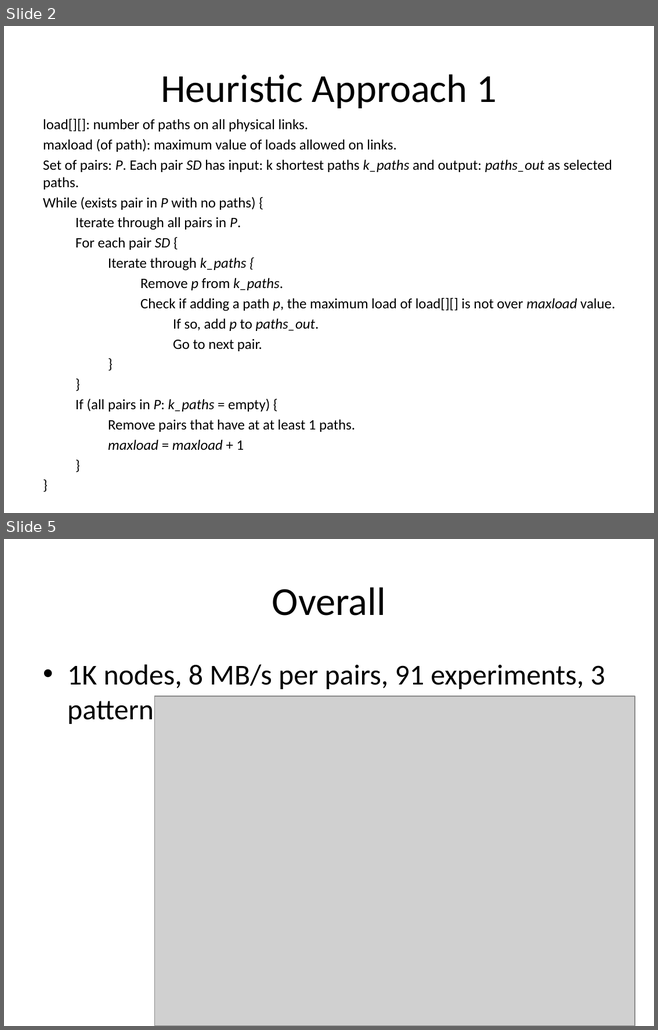
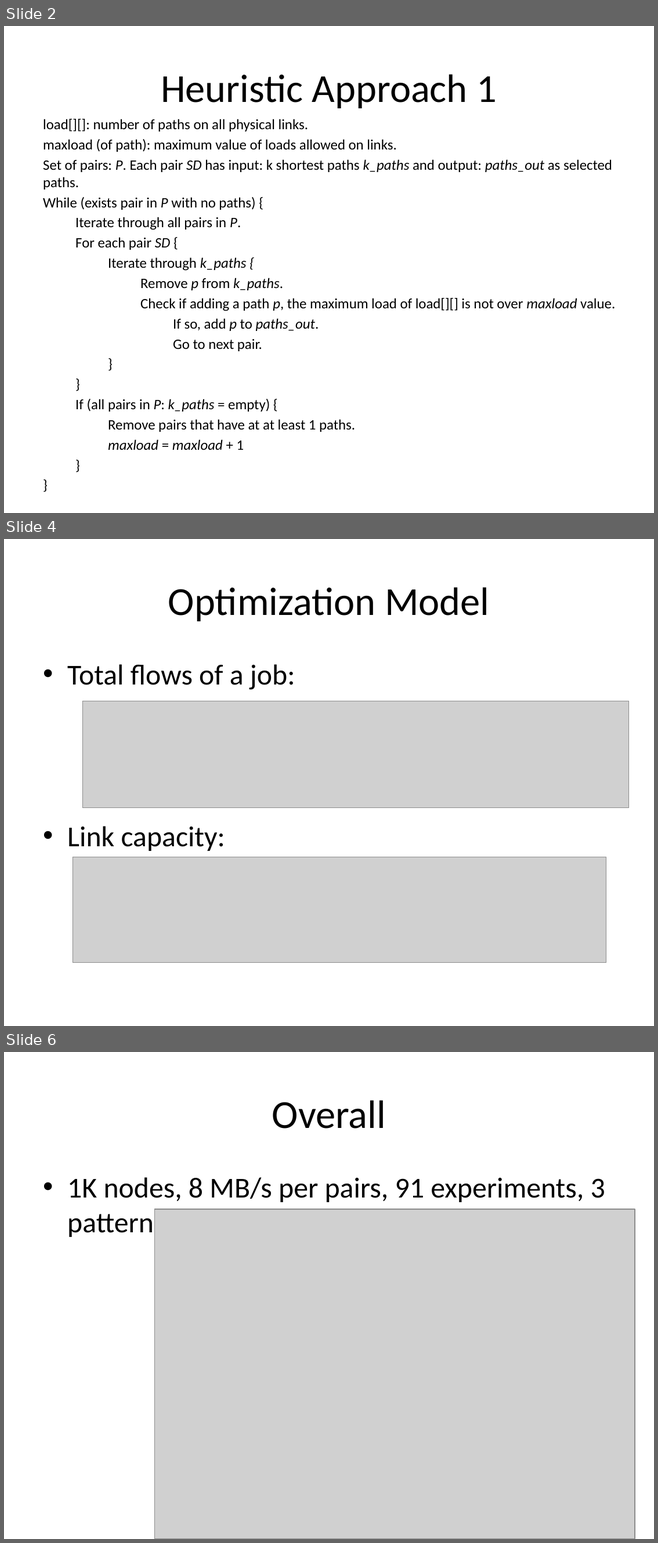
Before and after one commit to huyba/optiq, a slide deck: docs/Meeting_June_19.pptx. Shown one above the other, each under a label of ours: slides 2 and 5 before the commit, slides 2, 4 and 6 after it; the slides between them are not shown. The pictures are 658x1030 and 658x1543 pixels, drawn with LibreOffice and Linux fonts; fonts in the diff are those of the drawing; grey boxes stand for pictures. Boxes give left, top, right and bottom in pixels: in the first picture for what was removed or moved away, otherwise in the second. Text is boxed around its words. In the diff, an @@ line names an element or a change of style, - is before the commit and + after.

```diff
--- a/docs/Meeting_June_19.pptx
+++ b/docs/Meeting_June_19.pptx
@@ slide 4 added at [4, 539, 654, 1026], background #FFFFFF @@
@@ title added at [168, 587, 489, 621], 44 pt, text #000000 @@
+Optimization Model
@@ text added at [67, 664, 295, 851], 32 pt, text #000000 @@
+• Total flows of a job:
+• Link capacity:
@@ picture added at [83, 701, 629, 808] @@
@@ picture added at [73, 857, 605, 962] @@
@@ what was slide 5 is now slide 6 @@
```
Also in this commit, not shown: 5 slides changed, 1 other slide added, 1 slide removed.
